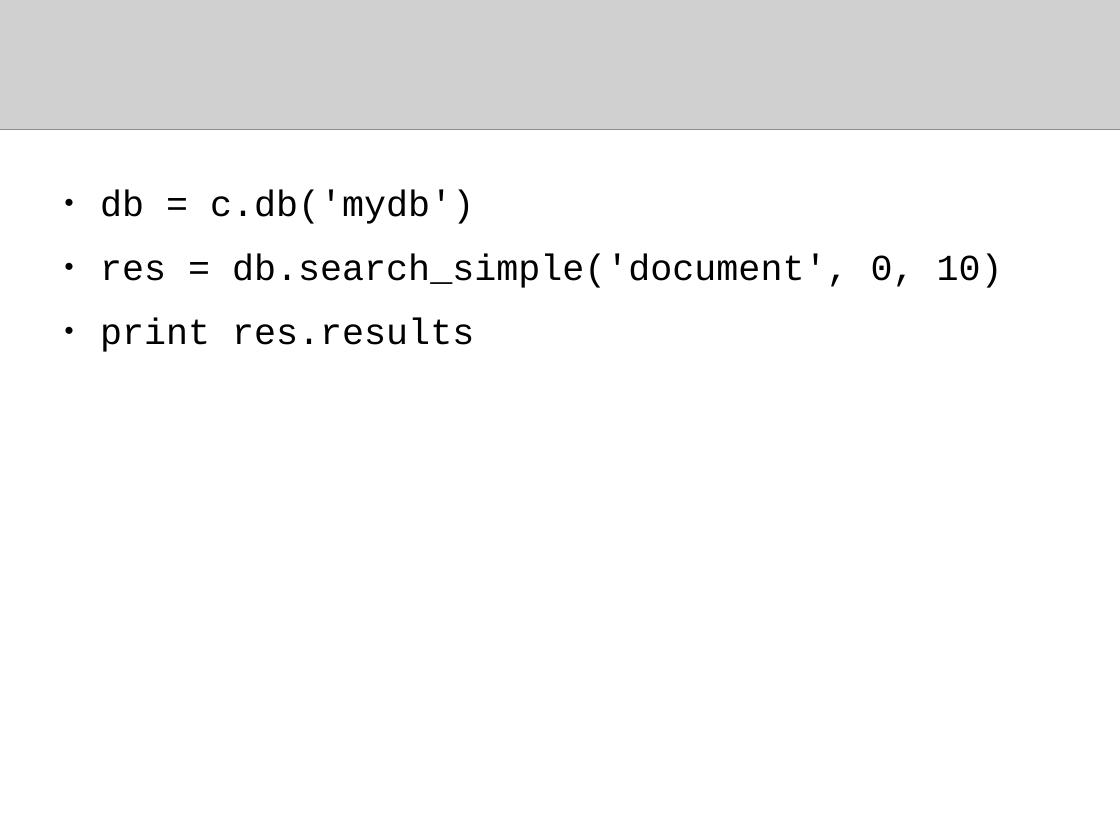
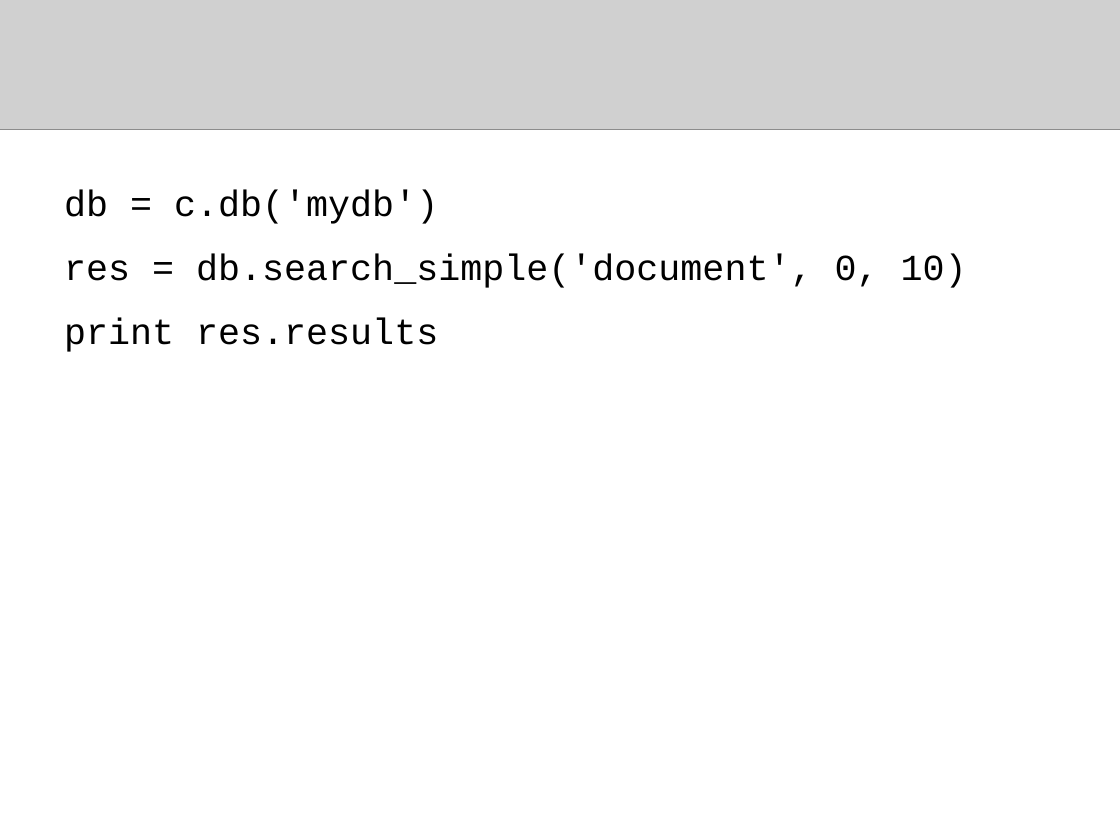
Before and after one commit to flaxsearch/flaxcode, a slide deck: slide 22 of flax_search_service/docs/presentations/europython2009.odp (slide 21 before the commit). Drawn at 1120x840 pixels with LibreOffice and Linux fonts; fonts in the diff are those of the drawing; grey boxes stand for pictures. Boxes give left, top, right and bottom in pixels: in the first picture for what was removed or moved away, otherwise in the second. Text is boxed around its words. In the diff, an @@ line names an element or a change of style, - is before the commit and + after.

```diff
--- a/flax_search_service/docs/presentations/europython2009.odp
+++ b/flax_search_service/docs/presentations/europython2009.odp
@@ text "db = c.db('mydb')" at bbox=[64, 190, 967, 352]: bullet ● to none @@
```
Also in this commit, not shown: 18 other slides changed, 2 slides added.
